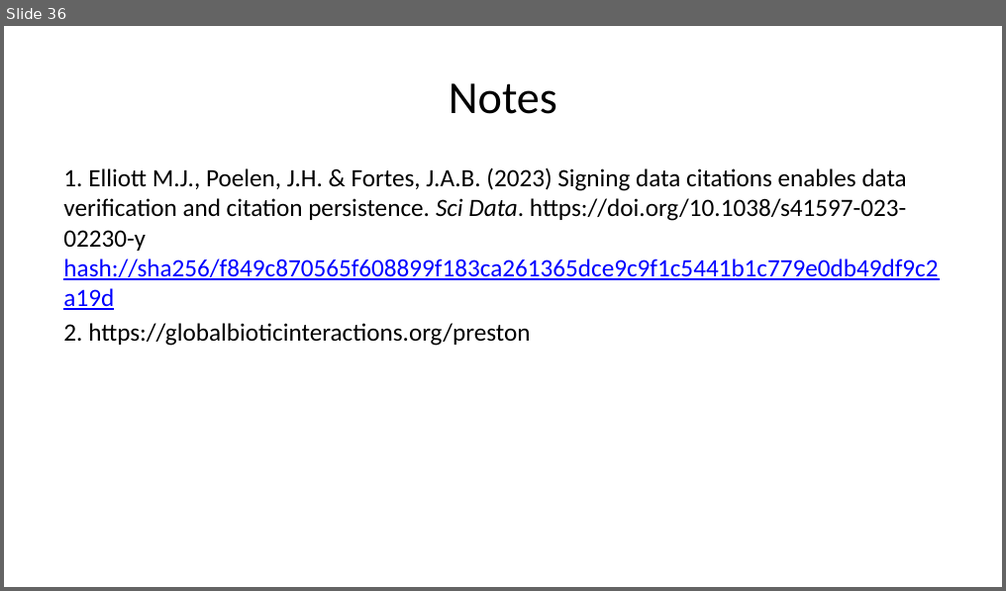
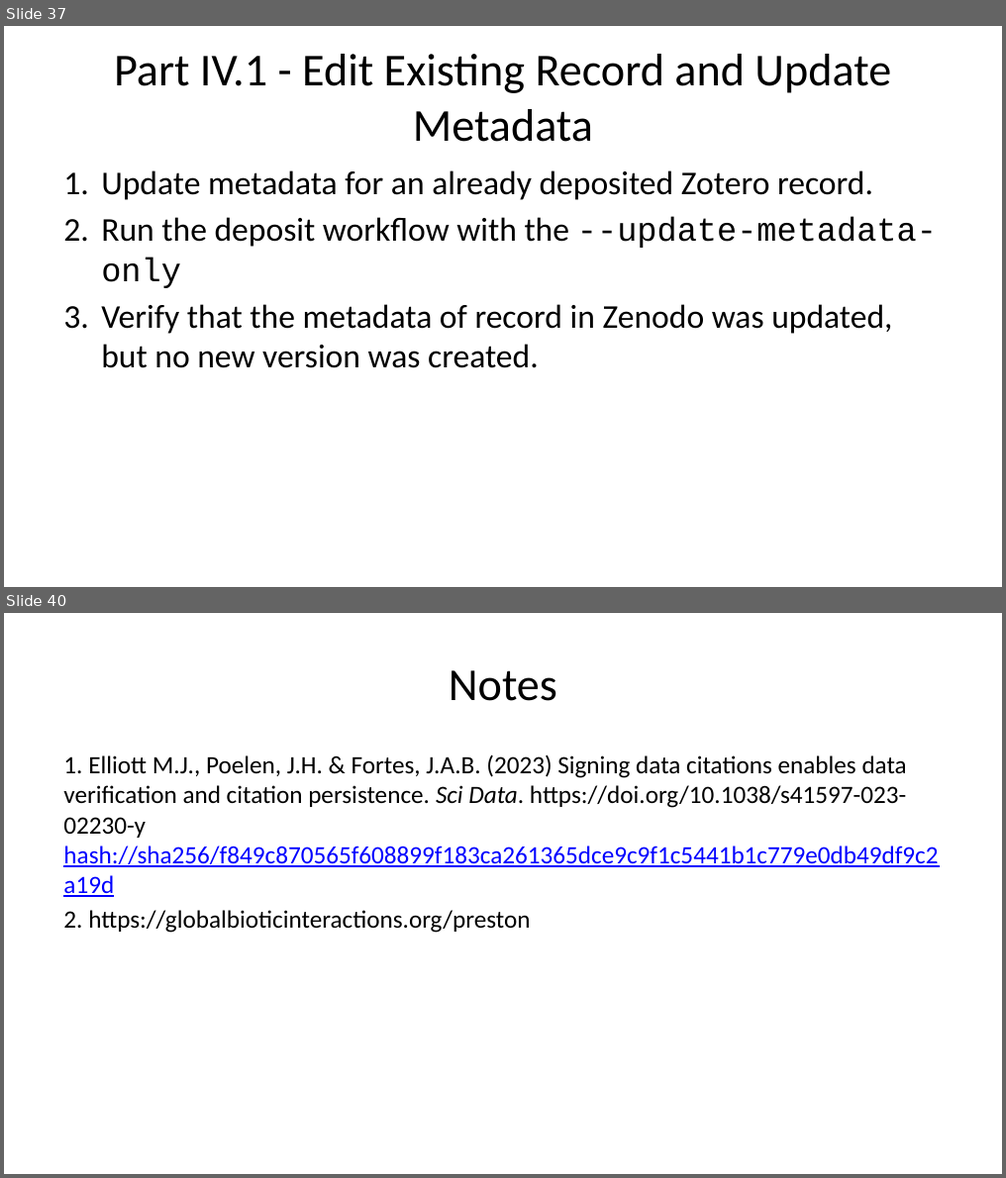
Before and after one commit to bat-literature/bat-literature.github.io, a slide deck: workshop.pptx. Shown one above the other, each under a label of ours: slide 36 before the commit, slides 37 and 40 after it; the slides between them are not shown. The pictures are 1006x591 and 1006x1178 pixels, drawn with LibreOffice and Linux fonts; fonts in the diff are those of the drawing. Boxes give left, top, right and bottom in pixels: in the first picture for what was removed or moved away, otherwise in the second. Text is boxed around its words. In the diff, an @@ line names an element or a change of style, - is before the commit and + after.

```diff
--- a/workshop.pptx
+++ b/workshop.pptx
@@ slide 37 added at <box>4,26,1002,587</box>, background #FFFFFF @@
@@ title added at <box>114,54,891,142</box>, 33 pt, text #000000 @@
+Part IV.1 - Edit Existing Record and Update Metadata
@@ text added at <box>101,171,937,369</box>, 24 pt, text #000000 @@
+1. Update metadata for an already deposited Zotero record.
+2. Run the deposit workflow with the --update-metadata-only
+3. Verify that the metadata of record in Zenodo was updated, but no new version was created.
@@ what was slide 36 is now slide 40 @@
```
Also in this commit, not shown: 1 slide changed, 3 other slides added, 3 other files.
